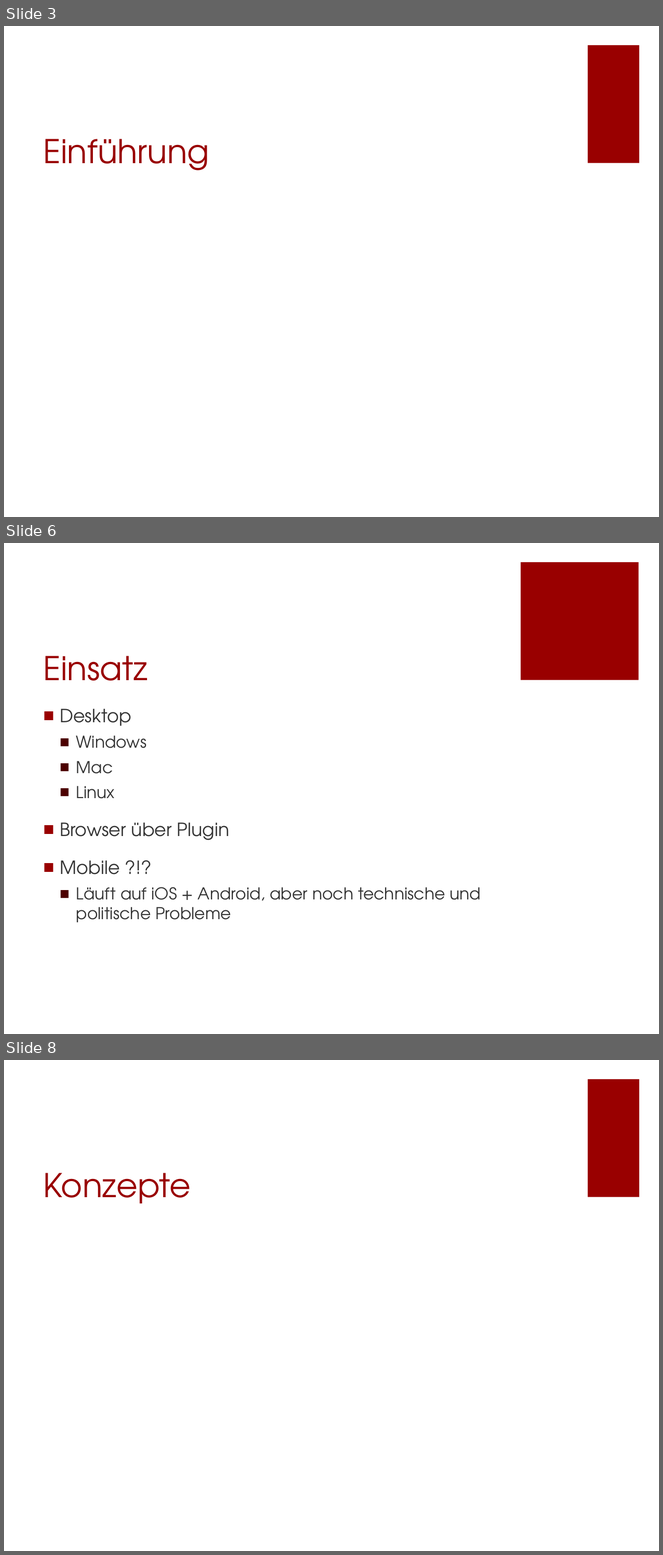
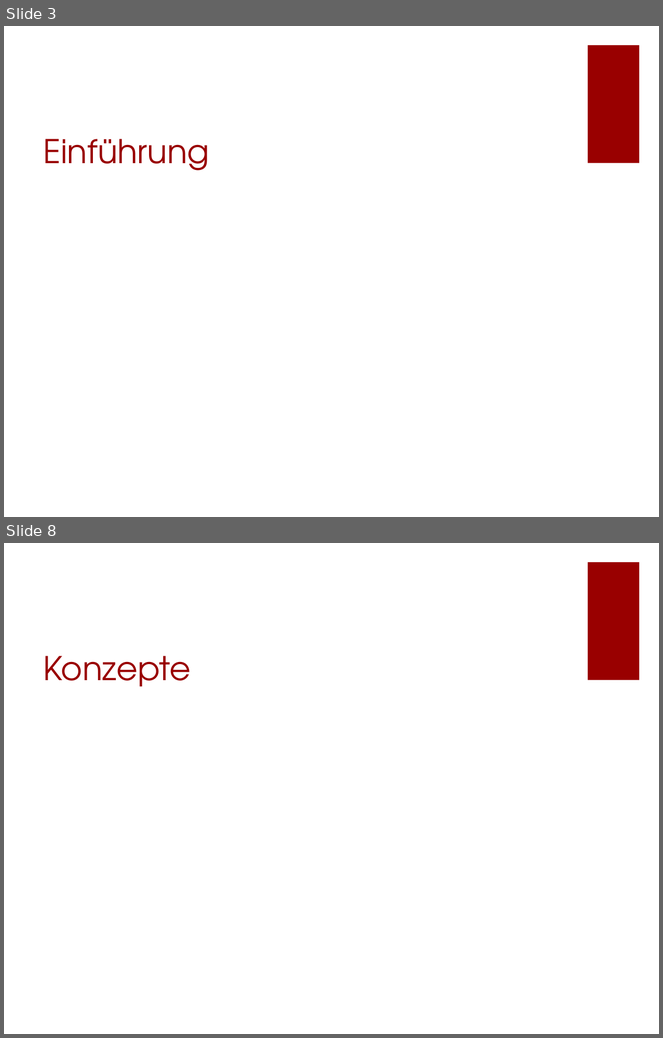
Before and after one commit to Morkunas/jfxusergroup, a slide deck: JavaFX-UserGroup.pptx. Shown one above the other, each under a label of ours: slides 3, 6 and 8 before the commit, slides 3 and 8 after it; the slides between them are not shown. The pictures are 663x1555 and 663x1038 pixels, drawn with LibreOffice and Linux fonts; fonts in the diff are those of the drawing; background and template pictures are left out. Boxes give left, top, right and bottom in pixels: in the first picture for what was removed or moved away, otherwise in the second. Text is boxed around its words. In the diff, an @@ line names an element or a change of style, - is before the commit and + after.

```diff
--- a/JavaFX-UserGroup.pptx
+++ b/JavaFX-UserGroup.pptx
@@ slide 6 removed at (x1=4, y1=543, x2=659, y2=1034), background #FFFFFF @@
@@ rectangle removed at (x1=521, y1=562, x2=639, y2=680) @@
@@ title removed at (x1=44, y1=656, x2=148, y2=681) @@
-Einsatz
@@ text removed at (x1=60, y1=709, x2=481, y2=923) @@
-■ Desktop
-  ■ Windows
-  ■ Mac
-  ■ Linux
-■ Browser über Plugin
-■ Mobile ?!?
-  ■ Läuft auf iOS + Android, aber noch technische und politische Probleme
```
Also in this commit, not shown: 11 slides changed, 6 slides added, 1 other slide removed.
